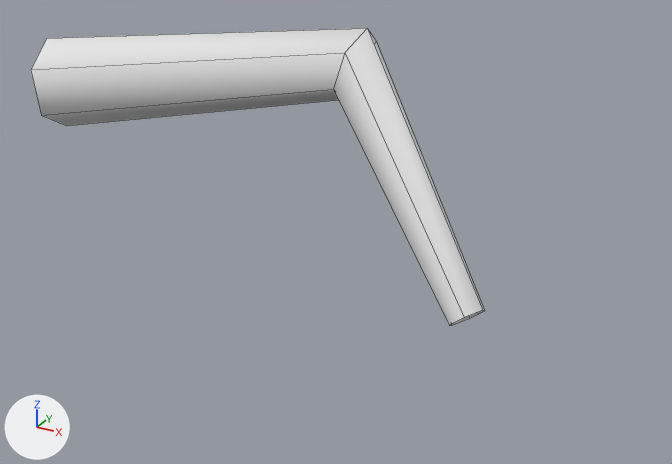
Two versions of the FBX model unity/Assets/Art/Models/Ladybug_Leg2.fbx, one commit apart.
Both versions are drawn from a 50 mm camera at (0.1844, -0.1794, 0.064) aimed at (0.086, -0.0006, -0.0254). Arrows for +X, +Y and +Z are at lower left; the lights stay in place. The first picture is the older version. Mesh edges are drawn as thin lines. Where no turn or scale is listed for an object, it has been applied to the vertices.

Objects in the first picture: 'Ladybug_Leg2'.
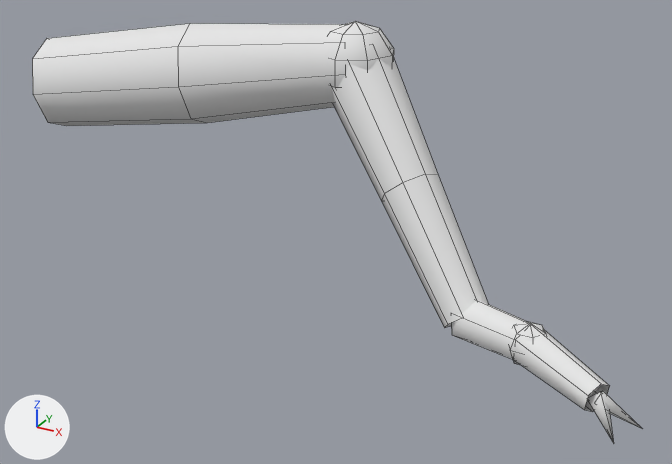
Where the change shows, as pixel boxes (x1, y1, x2, y2) in the pictures (672 x 464 px; the box of a moved part takes in the faces that stretch with it):
'Ladybug_Leg2', reshaped (34% wider, 42% taller): before (31, 28, 485, 325); after (32, 21, 641, 443)
part 1 of me_ladybug_leg2, added: after (330, 21, 394, 88)
part 2 of me_ladybug_leg2, added: after (509, 321, 547, 364)
part 3 of me_ladybug_leg2, added: after (332, 58, 488, 328)
part 4 of me_ladybug_leg2, added: after (451, 300, 610, 411)
part 5 of me_ladybug_leg2, moved or reshaped: before (31, 28, 485, 325); after (32, 23, 345, 126)
part 6 of me_ladybug_leg2, added: after (587, 391, 641, 443)

The change, as a diff of the scene's bpy script:
```diff
--- a/unity/Assets/Art/Models/Ladybug_Leg2.fbx.py
+++ b/unity/Assets/Art/Models/Ladybug_Leg2.fbx.py
@@ me_ladybug_leg2 @@
 # used by ob_ladybug_leg2; location = (0.0, 0.0, 0.0)
 # verts and faces of me_ladybug_leg2; kept vertices keep their numbers, new ones are numbered from 18
-me_ladybug_leg2.from_pydata(...)  # 18 vertices, 12 faces; spans x -0.0032..0.1237, y -0.0103..0.0284, z -0.0431..0.0191
+me_ladybug_leg2.from_pydata(...)  # 130 vertices, 116 faces; spans x -0.003..0.1637, y -0.0247..0.03, z -0.0455..0.0206
+# me_ladybug_leg2 part 1: a new loose piece, a UV sphere (8 segments, 5 rings, poles along z) spanning x 0.07..0.09, y 0.01..0.03, z -0.0006..0.0206, in mat_vertexcolor (white #e7e7e7)
+# me_ladybug_leg2 part 2: a new loose piece, a UV sphere (6 segments, 4 rings, poles along z) spanning x 0.1321..0.1422, y -0.013..-0.0042, z -0.0426..-0.0326, in mat_vertexcolor (white #e7e7e7)
+# me_ladybug_leg2 part 3: a new loose piece of 24 vertices spanning x 0.0726..0.1245, y -0.0052..0.0284, z -0.0438..0.0162, in mat_vertexcolor (white #e7e7e7)
+# me_ladybug_leg2 part 4: a new loose piece of 18 vertices spanning x 0.1176..0.156, y -0.0201..0.0044, z -0.0455..-0.0328, in mat_vertexcolor (white #e7e7e7)
+# me_ladybug_leg2 part 5
+# 16 vertices are removed from x -0.0032..0.1237, y -0.0103..0.0284, z -0.0431..0.0191
+# 12 faces are deleted
+# 22 vertices are added at x -0.003..0.0825, y -0.0116..0.0295, z -0.0084..0.0198
+# 16 new faces join them
+# me_ladybug_leg2 part 6
+verts[40] = (0.1549, -0.0179, -0.0386)  # pixel (600, 391)
+verts[41] = (0.1526, -0.0185, -0.0406)  # pixel (586, 398)
+verts[42] = (0.1538, -0.0165, -0.0426)
+verts[43] = (0.1561, -0.0159, -0.0406)  # pixel (607, 396)
+verts[44] = (0.16, -0.0247, -0.0448)  # pixel (613, 443)
+verts[45] = (0.1552, -0.0172, -0.0386)  # pixel (602, 390)
+verts[46] = (0.1543, -0.0193, -0.0406)  # pixel (594, 403)
+verts[47] = (0.1535, -0.0172, -0.0426)  # pixel (591, 404)
+verts[48] = (0.1543, -0.015, -0.0406)  # pixel (599, 392)
+verts[49] = (0.1637, -0.0172, -0.0448)  # pixel (642, 428)
+faces += [(40, 41, 44), (41, 42, 44), (42, 43, 44), (40, 44, 43), (45, 46, 49), (46, 47, 49)]
+faces += [(47, 48, 49), (45, 49, 48)]
 me_ladybug_leg2.materials.append(mat_vertexcolor)
```
